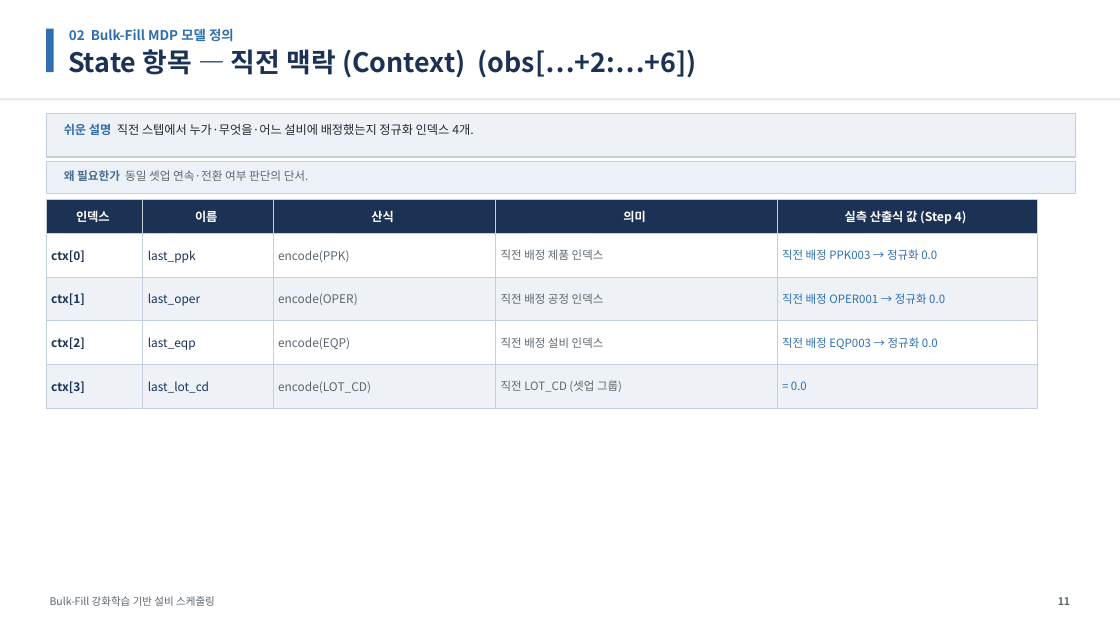
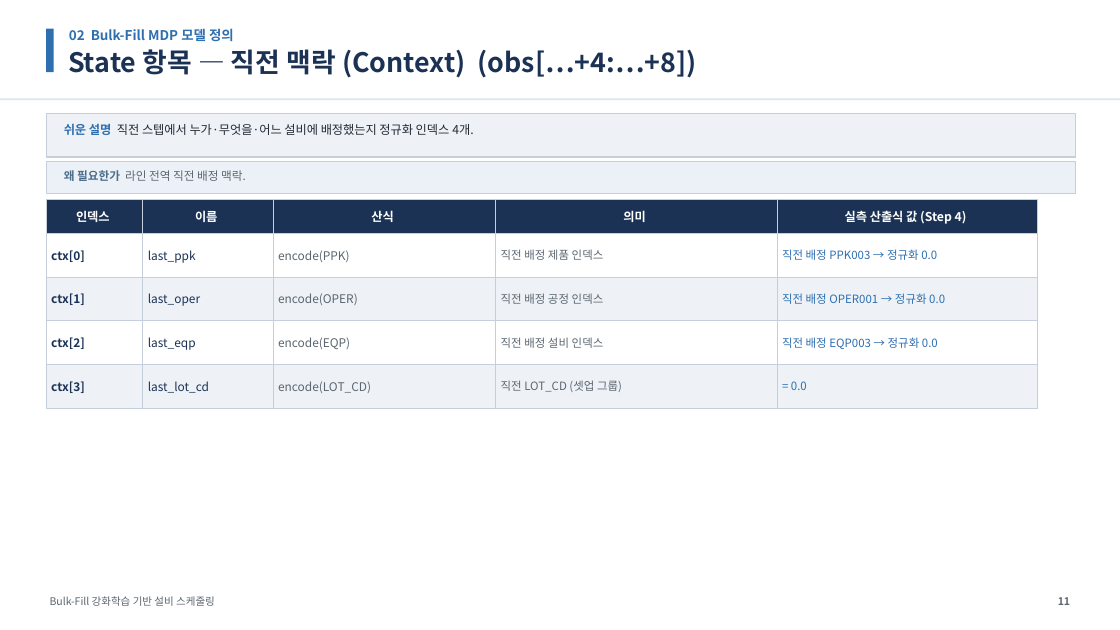
Before and after one commit to relighting123/pjt_scheduling, a slide deck: slide 11 of docs/BulkFill_스케줄링_발표자료.pptx. Drawn at 1120x630 pixels with LibreOffice and Linux fonts; fonts in the diff are those of the drawing. Boxes give left, top, right and bottom in pixels: in the first picture for what was removed or moved away, otherwise in the second. Text is boxed around its words. In the diff, an @@ line names an element or a change of style, - is before the commit and + after.

```diff
--- a/docs/BulkFill_스케줄링_발표자료.pptx
+++ b/docs/BulkFill_스케줄링_발표자료.pptx
@@ text at <box>68,49,697,78</box>: text changed @@
-State 항목 — 직전 맥락 (Context) (obs[…+2:…+6])
+State 항목 — 직전 맥락 (Context) (obs[…+4:…+8])
@@ text at <box>64,170,246,181</box>: text changed @@
-왜 필요한가 동일 셋업 연속·전환 여부 판단의 단서.
+왜 필요한가 라인 전역 직전 배정 맥락.
```
Also in this commit, not shown: 49 other slides changed, 3 slides removed, 8 other files.
